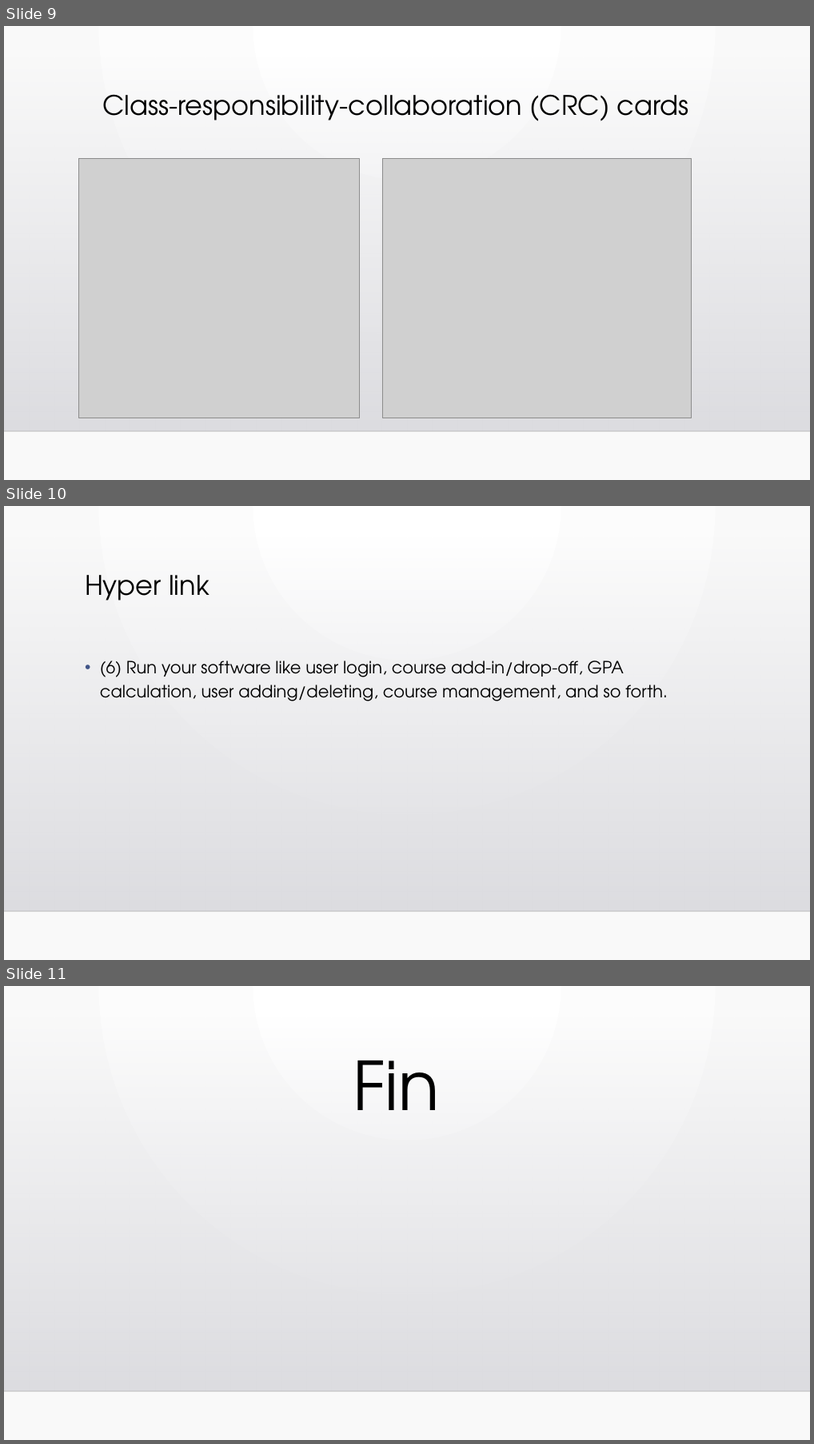
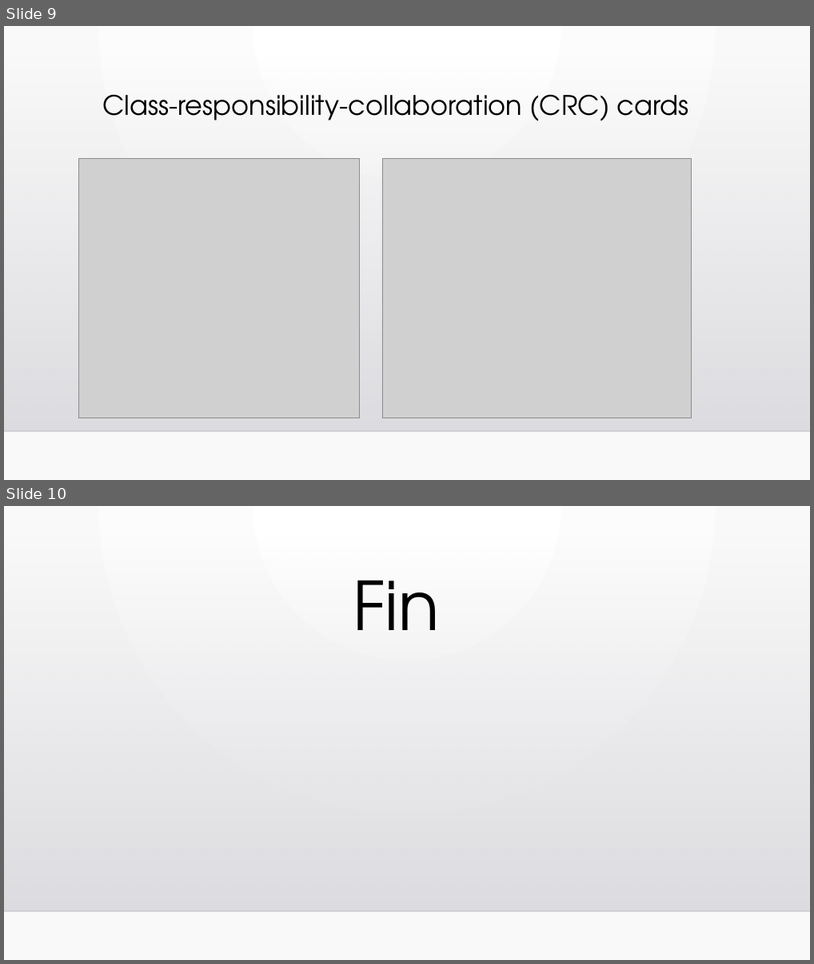
Before and after one commit to KVessey/SoftwareEngineeringLMS, a slide deck: Learning Management System project.pptx. Shown one above the other, each under a label of ours: slides 9, 10 and 11 before the commit, slides 9 and 10 after it. The pictures are 814x1444 and 814x964 pixels, drawn with LibreOffice and Linux fonts; fonts in the diff are those of the drawing; grey boxes stand for pictures; background and template pictures are left out. Boxes give left, top, right and bottom in pixels: in the first picture for what was removed or moved away, otherwise in the second. Text is boxed around its words. In the diff, an @@ line names an element or a change of style, - is before the commit and + after.

```diff
--- a/Learning Management System project.pptx
+++ b/Learning Management System project.pptx
@@ slide 10 removed at bbox=[4, 506, 810, 960], background gradient #FFFFFF to #FAFAFA; not listed: 2 template elements that a slide beside it also shows @@
@@ title removed at bbox=[85, 575, 210, 600] @@
-Hyper link
@@ text removed at bbox=[100, 660, 668, 701] @@
-• (6) Run your software like user login, course add-in/drop-off, GPA calculation, user adding/deleting, course management, and so forth.
@@ what was slide 11 is now slide 10 @@
```
